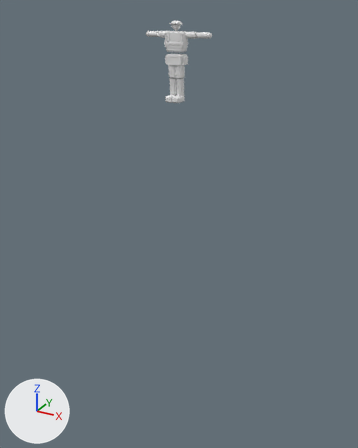
An edit to the glTF model assets/characters/midcreek/technician-man/technician-man.glb, drawn before and after from the same camera.
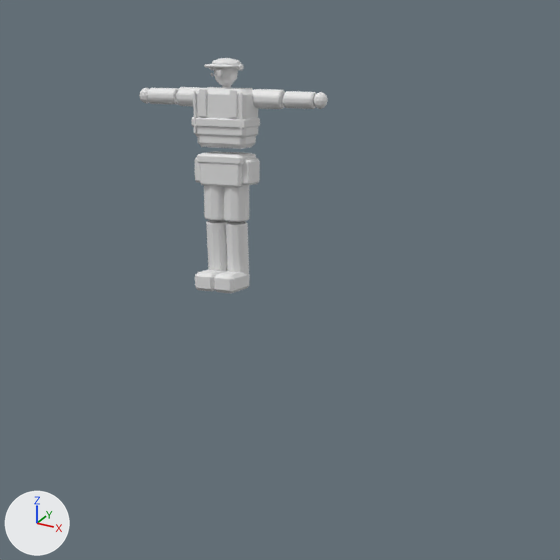
Each version is shown whole from a 50 mm lens placed at (5.67, -10.19, 2.02), pointed at (-0.12, 0.33, -3.25), then close up on the part from 27% to 82% of the width and 0% to 44% of the height. Arrows for +X, +Y and +Z are at lower left; the lights stay in place. The last two pictures show the newer version. Where no turn or scale is listed for an object, it has been applied to the vertices.

Objects in the first close-up: 'Hand_l', 'Hand_r', 'HardHatBrim', 'HardHatShell', 'Head', 'HighVisibilityVest', 'JeansPelvis', 'LongSleeveForearm_l', 'LongSleeveForearm_r', 'LongSleeveUpperArm_l', 'LongSleeveUpperArm_r', 'Neck', 'Nose', 'RoomyDenimCalf_l', 'RoomyDenimCalf_r', 'RoomyDenimThigh_l', 'RoomyDenimThigh_r', 'ToolBelt', 'ToolPouch_+1', 'ToolPouch_-1', 'WorkBoot_l', 'WorkBoot_r', 'WorkShirtTorso' and 5 more.
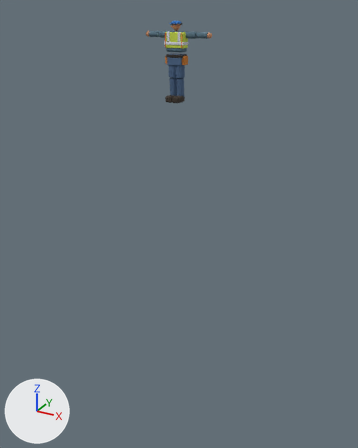
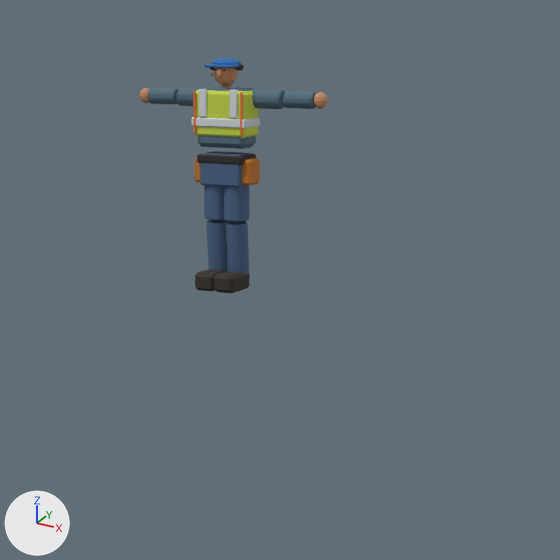
What differs and where, as boxes (x1, y1, x2, y2) in the close-ups (560 x 560 px):
'HighVisibilityVest', recoloured (white to yellow)
    both: (195, 90, 258, 139)
'RoomyDenimCalf_l', recoloured (white to blue)
    both: (226, 221, 249, 274)
'JeansPelvis', recoloured (white to blue)
    both: (200, 151, 252, 187)
'RoomyDenimCalf_r', recoloured (white to blue)
    both: (206, 220, 228, 272)
'RoomyDenimThigh_l', recoloured (white to blue)
    both: (224, 185, 249, 221)
'WorkShirtTorso', recoloured (white to blue)
    both: (198, 87, 256, 149)
'RoomyDenimThigh_r', recoloured (white to blue)
    both: (204, 185, 224, 220)
'WorkBoot_l', recoloured (darker)
    both: (214, 271, 250, 293)
'LongSleeveUpperArm_l', recoloured (white to blue)
    both: (252, 89, 285, 109)
'LongSleeveForearm_l', recoloured (white to blue)
    both: (283, 91, 316, 109)
'LongSleeveForearm_r', recoloured (white to blue)
    both: (148, 88, 178, 104)
'ToolPouch_+1', recoloured (white to orange)
    both: (242, 158, 260, 185)
'ToolBelt', recoloured (white to dark grey)
    both: (197, 154, 256, 165)
'WorkBoot_r', recoloured (darker)
    both: (195, 269, 225, 292)
'Head', recoloured (white to orange)
    both: (214, 68, 238, 86)
'LongSleeveUpperArm_r', recoloured (white to blue)
    both: (177, 87, 201, 106)
'Hand_l', recoloured (white to orange)
    both: (313, 92, 328, 109)
'HardHatShell', recoloured
    both: (212, 58, 241, 65)
'HardHatBrim', recoloured
    both: (204, 64, 239, 68)
'Hand_r', recoloured
    both: (139, 88, 150, 104)
'ToolPouch_-1', recoloured
    both: (195, 157, 200, 182)
'Nose', recoloured
    both: (217, 70, 222, 76)
'Neck', recoloured
    both: (222, 85, 231, 88)

The change, as a list of edits to the scene's bpy script:
```text
Change mat_midcreek_skin:
    mat_midcreek_skin.base_color: (0.8, 0.8, 0.8) -> (0.584, 0.275, 0.144)  # white #e7e7e7 -> orange #c98f6a
Change mat_midcreek_shirt:
    mat_midcreek_shirt.base_color: (0.8, 0.8, 0.8) -> (0.0908, 0.162, 0.212)  # white #e7e7e7 -> blue #55707f
Change mat_midcreek_hard_hat:
    mat_midcreek_hard_hat.base_color: (0.8, 0.8, 0.8) -> (0.0252, 0.159, 0.479)  # white #e7e7e7 -> blue #2c6fb8
Change mat_midcreek_vest:
    mat_midcreek_vest.base_color: (0.8, 0.8, 0.8) -> (0.578, 0.694, 0.0685)  # white #e7e7e7 -> yellow #c8d94a
Change mat_midcreek_boots:
    mat_midcreek_boots.base_color: (0.8, 0.8, 0.8) -> (0.0423, 0.0307, 0.0212)  # white #e7e7e7 -> brown #3a3128
Change mat_midcreek_denim:
    mat_midcreek_denim.base_color: (0.8, 0.8, 0.8) -> (0.0685, 0.127, 0.235)  # white #e7e7e7 -> blue #4a6485
Change mat_midcreek_belt:
    mat_midcreek_belt.base_color: (0.8, 0.8, 0.8) -> (0.0296, 0.0232, 0.0185)  # white #e7e7e7 -> dark grey #302a25
Change mat_midcreek_tools:
    mat_midcreek_tools.base_color: (0.8, 0.8, 0.8) -> (0.565, 0.188, 0.0262)  # white #e7e7e7 -> orange #c6782d
```
